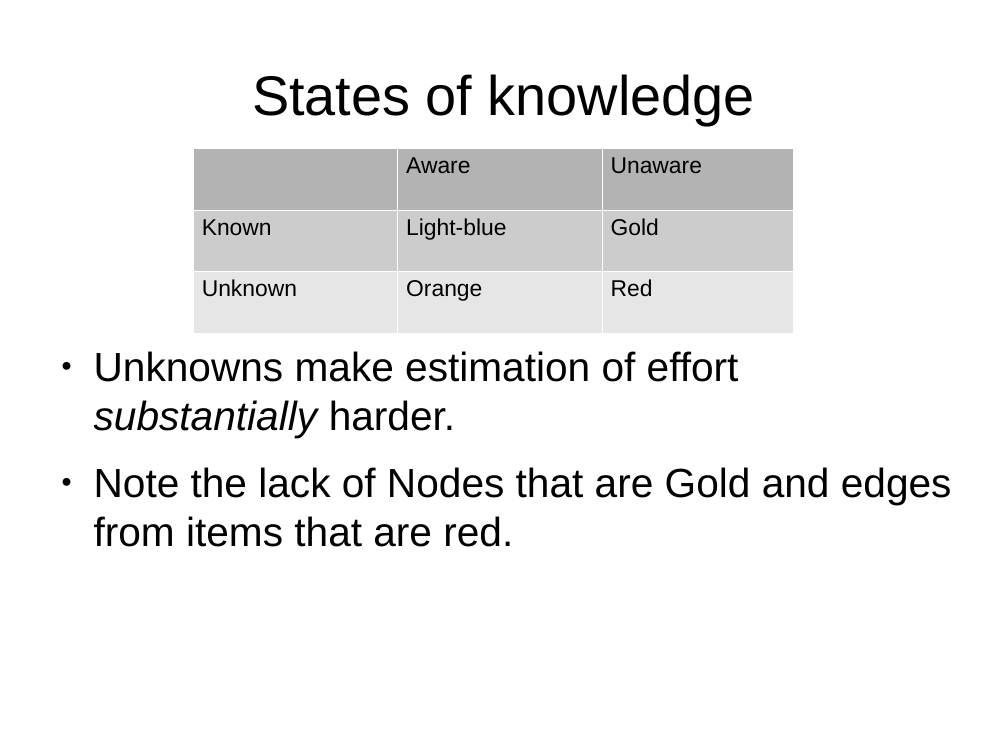
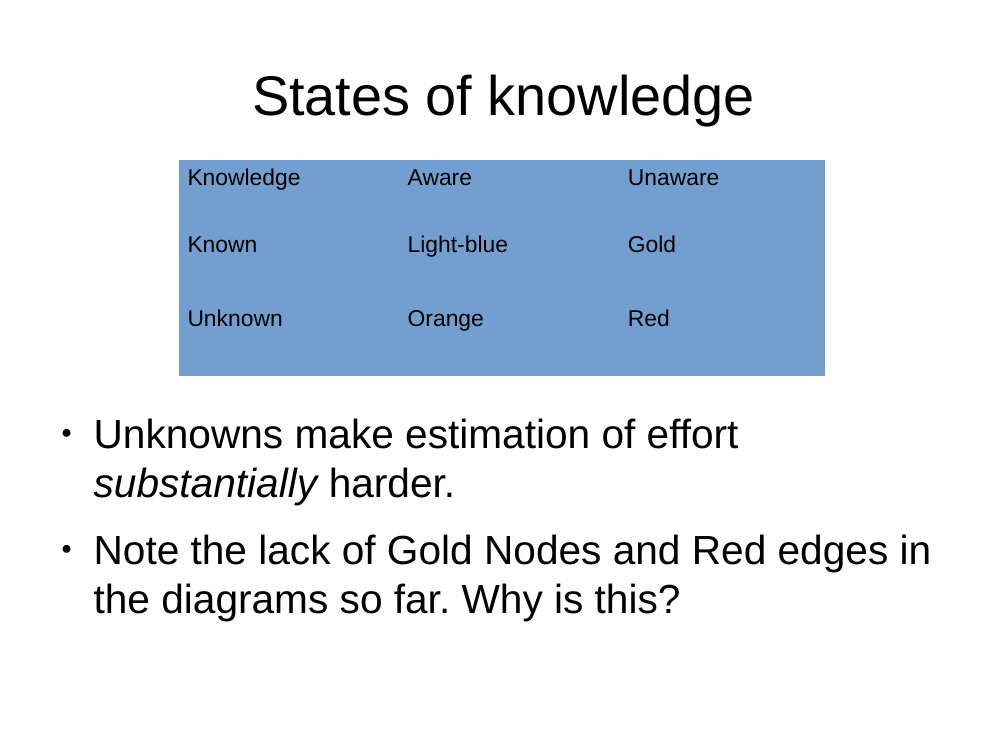
Before and after one commit to shuttle1987/CompCon2016, a slide deck: slide 5 of Slides.odp (slide 12 before the commit). Drawn at 1008x756 pixels with LibreOffice and Linux fonts; fonts in the diff are those of the drawing. Boxes give left, top, right and bottom in pixels: in the first picture for what was removed or moved away, otherwise in the second. Text is boxed around its words. In the diff, an @@ line names an element or a change of style, - is before the commit and + after.

```diff
--- a/Slides.odp
+++ b/Slides.odp
@@ table at (x1=178, y1=160, x2=825, y2=376) @@
-row 1, column 1: 
+row 1, column 1: Knowledge
@@ fill #B3B3B3 to #729FCF in row 1 @@
@@ fill #CCCCCC to #729FCF in row 2 @@
@@ fill #E6E6E6 to #729FCF in row 3 @@
@@ borders changed @@
@@ table resized from (x1=193, y1=148, x2=794, y2=333) to (x1=178, y1=160, x2=825, y2=376) @@
@@ text at (x1=94, y1=534, x2=932, y2=620): text changed @@
-● Note the lack of Nodes that are Gold and edges from items that are red.
+● Note the lack of Gold Nodes and Red edges in the diagrams so far. Why is this?
```
Also in this commit, not shown: 8 other slides changed, 6 slides added, 1 slide removed.
